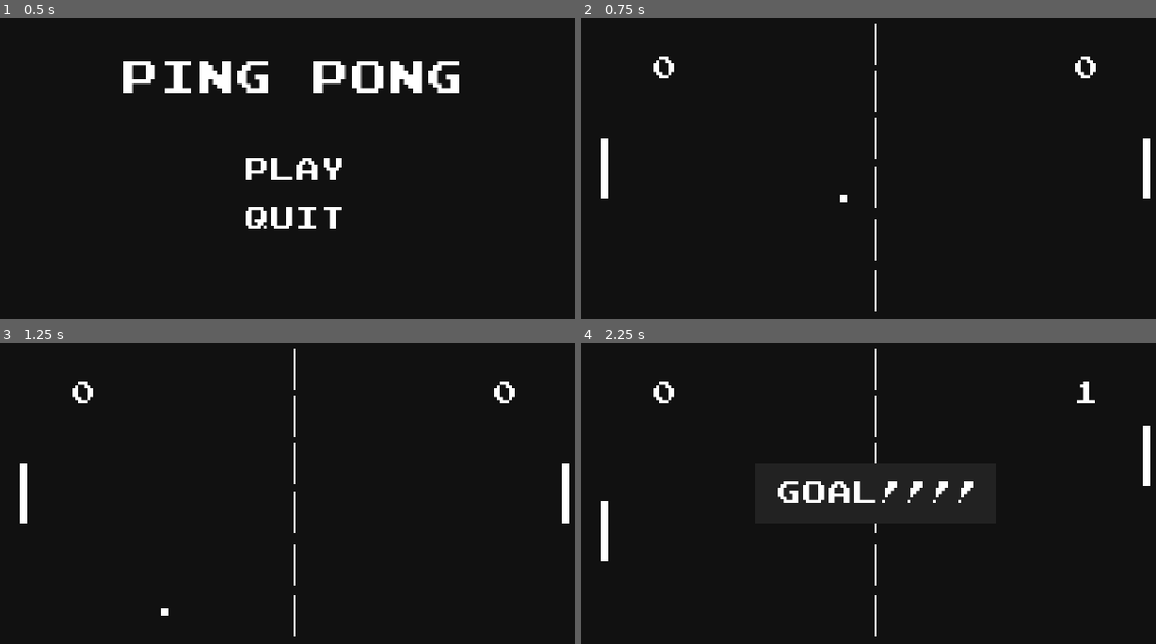
Above: before the commit, frames 1-4 (two rows, left to right).
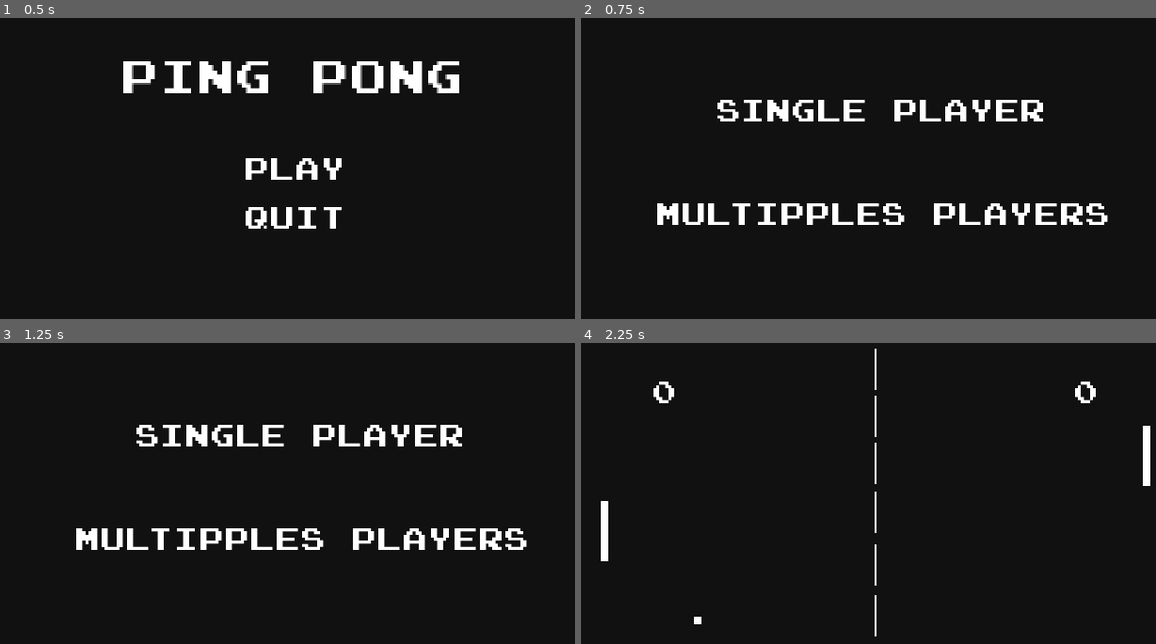
Above: after the commit, the same moments.

Repository: seif-baazouzi/ping-pong
Game: Godot game, scene res://Scenes/Main/Main.tscn
Two runs of this game, one before a commit and one after it. Both use one fixed random seed, a clock stepped at 60 frames per second and the inputs below. Before the commit the project starts from res://Main/Main.tscn.
Inputs (mouse positions are in pixels of both pictures, inside the frame that each line leads up to):
- Up to frame 1 (0.5 s): no input
- Up to frame 2 (0.75 s): click "Play" at 0.5 s
- Up to frame 3 (1.25 s): no input
- Up to frame 4 (2.25 s): click (874, 538) at 1.25 s, where only the run after the commit has a clickable "Multipples Players"; move the mouse to (1006, 478) at 2.02 s; hold Up (player1_up) from 2.03 s (still down); hold S (player2_down) from 2.03 s (still down)

Frame 1 is identical in both runs. In frame 2, 5.6% of the frame differs, in the area x 3-100%, y 1-98%; in frame 3, 5.6%; in frame 4, 1.2%.

Commit message:
select to play with 1 player or 2 players

Diff:
--- a/Ball/Ball.tscn
+++ b/Nodes/Ball/Ball.tscn
@@ -1,6 +1,6 @@
 [gd_scene load_steps=3 format=2]
 
-[ext_resource path="res://Ball/Ball.gd" type="Script" id=1]
+[ext_resource path="res://Nodes/Ball/Ball.gd" type="Script" id=1]
 
 [sub_resource type="RectangleShape2D" id=4]
 extents = Vector2( 2.5, 2.5 )
--- a/Button/Button.tscn
+++ b/Nodes/Button/Button.tscn
@@ -1,7 +1,7 @@
 [gd_scene load_steps=3 format=2]
 
 [ext_resource path="res://Theme/Theme.tres" type="Theme" id=1]
-[ext_resource path="res://Button/Button.gd" type="Script" id=2]
+[ext_resource path="res://Nodes/Button/Button.gd" type="Script" id=2]
 
 [node name="Button" type="Button"]
 margin_left = -48.0
--- a/Player/Player.tscn
+++ b/Nodes/Player/Player.tscn
@@ -1,6 +1,6 @@
 [gd_scene load_steps=3 format=2]
 
-[ext_resource path="res://Player/Player.gd" type="Script" id=2]
+[ext_resource path="res://Nodes/Player/Player.gd" type="Script" id=2]
 
 [sub_resource type="RectangleShape2D" id=1]
 extents = Vector2( 0.666652, 10.5 )
--- a/Player/Player1.gd
+++ b/Nodes/Player/Player1.gd
@@ -1,4 +1,6 @@
-extends "res://Player/Player.gd"
+extends "res://Nodes/Player/Player.gd"
+
+class_name Player1
 
 func getInput():
 	moveUp   = Input.is_action_pressed("player1_up")
--- a/Player/Player2.gd
+++ b/Nodes/Player/Player2.gd
@@ -1,4 +1,6 @@
-extends "res://Player/Player.gd"
+extends "res://Nodes/Player/Player.gd"
+
+class_name Player2
 
 func getInput():
 	moveUp   = Input.is_action_pressed("player2_up")
--- a/Player/PlayerAI.gd
+++ b/Nodes/Player/PlayerAI.gd
@@ -1,12 +1,14 @@
-extends "res://Player/Player.gd"
+extends "res://Nodes/Player/Player.gd"
 
+class_name PlayerAI
+
+var offcet: int = 10
 var ball: KinematicBody2D
-var offcet: int = 10
-
-func _ready():
-	ball = get_node("/root/Game/Ball")
 
 func getInput():
+	if not ball:
+		ball = get_node("/root/Game/Ball")
+
 	if ball.position.y + offcet < position.y:
 		moveUp = true
 		moveDown = false
--- a/Game/Game.gd
+++ b/Scenes/Game/Game.gd
@@ -7,6 +7,10 @@
 onready var player1Score: = $UI/Player1Score
 onready var player2Score: = $UI/Player2Score
 onready var goalLabel: = $UI/GoalLabel
+
+func _ready():
+	if Globals.SinglePlayer:
+		$Playre2.set_script(PlayerAI)
 
 func _on_Player1Goal_body_entered(body):
 	if body is Ball:
--- a/Game/Game.tscn
+++ b/Scenes/Game/Game.tscn
@@ -1,12 +1,12 @@
 [gd_scene load_steps=10 format=2]
 
-[ext_resource path="res://Player/Player1.gd" type="Script" id=1]
-[ext_resource path="res://Player/Player2.gd" type="Script" id=2]
-[ext_resource path="res://Player/Player.tscn" type="PackedScene" id=3]
-[ext_resource path="res://Ball/Ball.tscn" type="PackedScene" id=4]
-[ext_resource path="res://Game/Game.gd" type="Script" id=5]
+[ext_resource path="res://Nodes/Player/Player1.gd" type="Script" id=1]
+[ext_resource path="res://Nodes/Player/Player2.gd" type="Script" id=2]
+[ext_resource path="res://Nodes/Player/Player.tscn" type="PackedScene" id=3]
+[ext_resource path="res://Nodes/Ball/Ball.tscn" type="PackedScene" id=4]
+[ext_resource path="res://Scenes/Game/Game.gd" type="Script" id=5]
 [ext_resource path="res://Theme/Theme.tres" type="Theme" id=6]
-[ext_resource path="res://PauseMenu/PauseMenu.tscn" type="PackedScene" id=7]
+[ext_resource path="res://Scenes/PauseMenu/PauseMenu.tscn" type="PackedScene" id=7]
 
 [sub_resource type="RectangleShape2D" id=1]
 extents = Vector2( 176, 1.2 )
@@ -84,13 +84,13 @@
 position = Vector2( 325, 79 )
 shape = SubResource( 2 )
 
+[node name="Player1" parent="." instance=ExtResource( 3 )]
+position = Vector2( 304, 80 )
+script = ExtResource( 1 )
+
 [node name="Playre2" parent="." instance=ExtResource( 3 )]
 position = Vector2( 16, 80 )
 script = ExtResource( 2 )
-
-[node name="Player1" parent="." instance=ExtResource( 3 )]
-position = Vector2( 304, 80 )
-script = ExtResource( 1 )
 
 [node name="Ball" parent="." instance=ExtResource( 4 )]
 position = Vector2( 158, 82 )
--- /dev/null
+++ b/Scenes/GameMode/GameMode.gd
@@ -0,0 +1,9 @@
+extends Control
+
+func _on_SinglePlayer_pressed():
+	Globals.SinglePlayer = true
+	get_tree().change_scene("res://Scenes/Game/Game.tscn")
+
+func _on_MultipplePlayers_pressed():
+	Globals.SinglePlayer = false
+	get_tree().change_scene("res://Scenes/Game/Game.tscn")
--- /dev/null
+++ b/Scenes/GameMode/GameMode.tscn
@@ -0,0 +1,48 @@
+[gd_scene load_steps=3 format=2]
+
+[ext_resource path="res://Nodes/Button/Button.tscn" type="PackedScene" id=1]
+[ext_resource path="res://Scenes/GameMode/GameMode.gd" type="Script" id=2]
+
+[node name="GameMode" type="Control"]
+anchor_right = 1.0
+anchor_bottom = 1.0
+script = ExtResource( 2 )
+
+[node name="ColorRect" type="ColorRect" parent="."]
+anchor_right = 1.0
+anchor_bottom = 1.0
+color = Color( 0.0666667, 0.0666667, 0.0666667, 1 )
+
+[node name="SinglePlayer" parent="." instance=ExtResource( 1 )]
+anchor_left = 0.5
+anchor_top = 0.5
+anchor_right = 0.5
+anchor_bottom = 0.5
+margin_left = -72.0
+margin_top = -41.0
+margin_right = 72.0
+margin_bottom = -21.0
+
+[node name="Label" parent="SinglePlayer" index="0"]
+margin_left = -84.5
+margin_right = 84.5
+text = "Single Player"
+
+[node name="MultipplePlayers" parent="." instance=ExtResource( 1 )]
+anchor_left = 0.5
+anchor_top = 0.5
+anchor_right = 0.5
+anchor_bottom = 0.5
+margin_top = 14.0
+margin_bottom = 34.0
+
+[node name="Label" parent="MultipplePlayers" index="0"]
+margin_left = -116.5
+margin_right = 116.5
+text = "Multipples Players"
+
+[connection signal="pressed" from="SinglePlayer" to="." method="_on_SinglePlayer_pressed"]
+[connection signal="pressed" from="MultipplePlayers" to="." method="_on_MultipplePlayers_pressed"]
+
+[editable path="SinglePlayer"]
+[editable path="MultipplePlayers"]
--- a/Main/Main.gd
+++ b/Scenes/Main/Main.gd
@@ -1,7 +1,7 @@
 extends Control
 
 func _on_Play_pressed():
-	get_tree().change_scene("res://Game/Game.tscn")
+	get_tree().change_scene("res://Scenes/GameMode/GameMode.tscn")
 
 func _on_Quit_pressed():
 	get_tree().quit()
--- a/Main/Main.tscn
+++ b/Scenes/Main/Main.tscn
@@ -1,14 +1,14 @@
 [gd_scene load_steps=4 format=2]
 
-[ext_resource path="res://Theme/Theme.tres" type="Theme" id=1]
-[ext_resource path="res://Button/Button.tscn" type="PackedScene" id=2]
-[ext_resource path="res://Main/Main.gd" type="Script" id=3]
+[ext_resource path="res://Scenes/Main/Main.gd" type="Script" id=1]
+[ext_resource path="res://Theme/Theme.tres" type="Theme" id=2]
+[ext_resource path="res://Nodes/Button/Button.tscn" type="PackedScene" id=3]
 
 [node name="Main" type="Control"]
 anchor_right = 1.0
 anchor_bottom = 1.0
-theme = ExtResource( 1 )
-script = ExtResource( 3 )
+theme = ExtResource( 2 )
+script = ExtResource( 1 )
 
 [node name="ColorRect" type="ColorRect" parent="."]
 anchor_right = 1.0
@@ -23,7 +23,7 @@
 text = "Ping Pong"
 align = 1
 
-[node name="Play" parent="." instance=ExtResource( 2 )]
+[node name="Play" parent="." instance=ExtResource( 3 )]
 anchor_left = 0.5
 anchor_top = 0.5
 anchor_right = 0.5
@@ -32,7 +32,7 @@
 [node name="Label" parent="Play" index="0"]
 text = "Play"
 
-[node name="Quit" parent="." instance=ExtResource( 2 )]
+[node name="Quit" parent="." instance=ExtResource( 3 )]
 anchor_left = 0.5
 anchor_top = 0.5
 anchor_right = 0.5
--- a/PauseMenu/PauseMenu.tscn
+++ b/Scenes/PauseMenu/PauseMenu.tscn
@@ -1,8 +1,8 @@
 [gd_scene load_steps=4 format=2]
 
 [ext_resource path="res://Theme/Theme.tres" type="Theme" id=1]
-[ext_resource path="res://PauseMenu/PauseMenu.gd" type="Script" id=2]
-[ext_resource path="res://Button/Button.tscn" type="PackedScene" id=3]
+[ext_resource path="res://Scenes/PauseMenu/PauseMenu.gd" type="Script" id=2]
+[ext_resource path="res://Nodes/Button/Button.tscn" type="PackedScene" id=3]
 
 [node name="PauseMenu" type="Control"]
 pause_mode = 2
--- /dev/null
+++ b/Scripts/Globals.gd
@@ -0,0 +1,3 @@
+extends Node
+
+var SinglePlayer: bool = true
--- a/project.godot
+++ b/project.godot
@@ -12,17 +12,39 @@
 "base": "KinematicBody2D",
 "class": "Ball",
 "language": "GDScript",
-"path": "res://Ball/Ball.gd"
+"path": "res://Nodes/Ball/Ball.gd"
+}, {
+"base": "KinematicBody2D",
+"class": "Player1",
+"language": "GDScript",
+"path": "res://Nodes/Player/Player1.gd"
+}, {
+"base": "KinematicBody2D",
+"class": "Player2",
+"language": "GDScript",
+"path": "res://Nodes/Player/Player2.gd"
+}, {
+"base": "KinematicBody2D",
+"class": "PlayerAI",
+"language": "GDScript",
+"path": "res://Nodes/Player/PlayerAI.gd"
 } ]
 _global_script_class_icons={
-"Ball": ""
+"Ball": "",
+"Player1": "",
+"Player2": "",
+"PlayerAI": ""
 }
 
 [application]
 
 config/name="ping-pong"
-run/main_scene="res://Main/Main.tscn"
+run/main_scene="res://Scenes/Main/Main.tscn"
 config/icon="res://icon.png"
+
+[autoload]
+
+Globals="*res://Scripts/Globals.gd"
 
 [display]
 
Renamed: Ball/Ball.gd -> Nodes/Ball/Ball.gd
Renamed: Button/Button.gd -> Nodes/Button/Button.gd
Renamed: Player/Player.gd -> Nodes/Player/Player.gd
Renamed: PauseMenu/PauseMenu.gd -> Scenes/PauseMenu/PauseMenu.gd
Not shown, changed: export_presets.cfg
Not shown, added: screenshots/game.png.import
